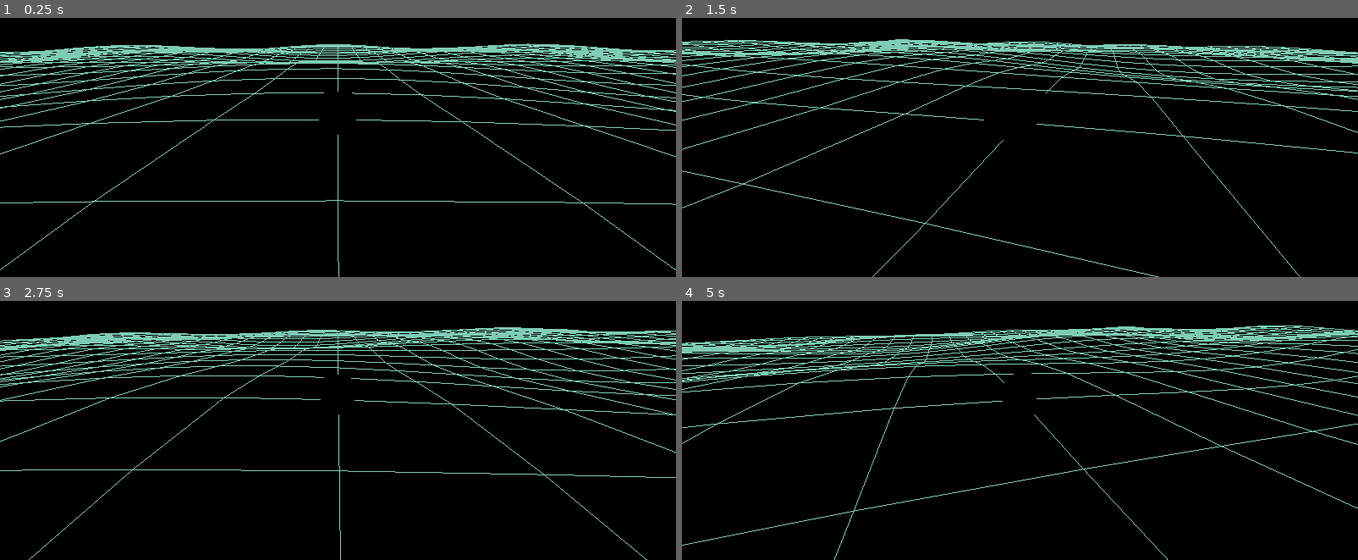
Above: before the commit, frames 1-4 (two rows, left to right).
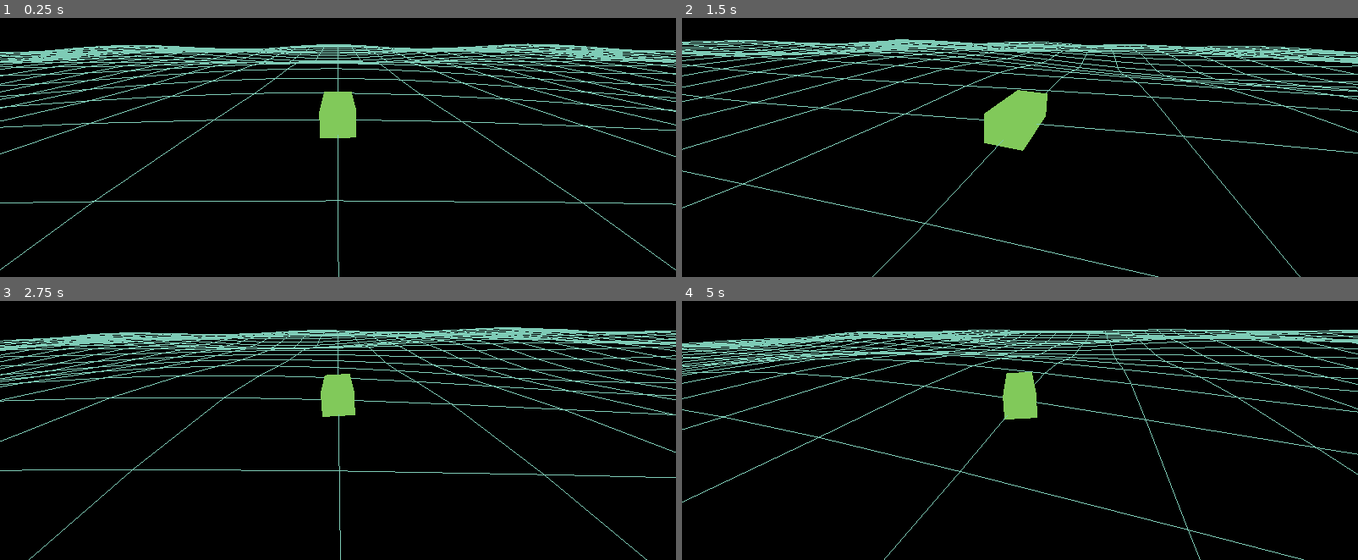
Above: after the commit, the same moments.

Repository: kieranajp/FATHOM.EXE
Game: Godot game, scene res://scenes/Main.tscn
The game is run twice, just before and just after one commit, with the same random seed, the same clock (stepped at 60 frames per second) and the same inputs.
Inputs (mouse positions are in pixels of both pictures, inside the frame that each line leads up to):
- Up to frame 1 (0.25 s): no input
- Up to frame 2 (1.5 s): tap Enter at 0.5 s; move the mouse to (1168, 67) at 0.52 s; hold W (sail_up) 0.53-1.25 s; hold Space (aim) 0.53-1.25 s; click (1168, 67) at 0.67 s; drag from (884, 106) to (986, 163) at 1.27 s
- Up to frame 3 (2.75 s): move the mouse to (outside the picture) at 2.02 s; hold W (sail_up) from 2.03 s (still down); hold 2 (ammo_chain) from 2.03 s (still down)
- Up to frame 4 (5 s): release W (sail_up) at 2.75 s; release 2 (ammo_chain) at 2.75 s; drag from (986, 446) to (817, 313) at 2.77 s; move the mouse to (1222, 427) at 3.52 s; hold S (sail_down) 3.53-4.25 s; hold A (steer_port) 3.53-4.25 s; drag from (817, 313) to (outside the picture) at 4.27 s

The runs differ from the first frame. In frame 1, 0.9% of the frame differs, in the area x 47-53%, y 28-47%; in frame 2, 1.6%; in frame 3, 0.8%; in frame 4, 10%, in the area x 0-100%, y 9-100%.

Commit message:
fix: T02 — steering sign + invisible ship mesh
* fix: T02 — flip rudder→yaw sign for Godot right-handed convention

The rudder→yaw application was transliterated from the JS prototype, which
uses left-handed coords with +Z north and clockwise-positive yaw. Godot is
right-handed with -Z forward and CCW-positive yaw about +Y, so the JS sign
inverts the steering — pressing A (port) was turning the ship starboard.

Extracted the math to a pure static `_compute_yaw_delta()` so it's
test-coverable, with a comment documenting the convention. Input sign
stays the same (A → rudder -1, D → rudder +1); only the physics flips.

* fix: T02 — swap placeholder ship material to StandardMaterial3D so mesh renders visible

Root cause was not glow_color being unset — the .tscn does set
shader_parameter/glow_color = Vector3(0.2, 1, 0.4) and the F1 wireframe
shader stub correctly writes EMISSION = glow_color. The problem is the
scene's WorldEnvironment uses AgX tonemap + bloom, which crushes a
1.0-energy emission to near-black, while the wave grid uses a
StandardMaterial3D with emission_energy_multiplier = 1.5 — so the ship
reads as a dark void *against* the bright cyan grid.

Cheapest fix that doesn't pre-empt T09 (wireframe shader + post-process):
build the placeholder mesh with a StandardMaterial3D matching the grid's
pattern, faction-green (#33ff33), 1.5x emission multiplier. The
`wireframe_material` export stays wired for parity and as a T09 hook.

Documented the gotcha in a comment on _build_placeholder_mesh so the
next agent knows why we're not using the shader yet.

* test: regression test for steering sign convention

Pure-function tests on PlayerShip._compute_yaw_delta:
- positive rudder yields negative yaw delta (starboard turn)
- negative rudder yields positive yaw delta (port turn)
- zero rudder yields zero delta
- linearity in each of rudder / turn_rate / delta

If this fails, the JS-handedness bug has been reintroduced. The test
header restates the convention so the next agent doesn't "fix" the test
into bugged behaviour.

Diff:
--- a/scripts/player/player_ship.gd
+++ b/scripts/player/player_ship.gd
@@ -79,6 +79,19 @@
 	return clampf(speed / ship_class.base_max_speed, -1.0, 1.0)
 
 
+# Sign convention (Godot right-handed, +Y up, -Z forward):
+#   positive rudder == starboard (right) turn == clockwise from above ==
+#   NEGATIVE yaw delta. (Positive yaw is CCW about +Y, which swings the bow
+#   from -Z towards -X — that's a port/left turn.)
+#
+# Don't flip this back without first re-reading docs/ARCHITECTURE.md
+# § "Coordinate conversions from JS reference" — the JS prototype uses the
+# opposite handedness and porting it naively reverses the steering.
+# See test/test_steering.gd.
+static func _compute_yaw_delta(rudder_value: float, turn_rate: float, delta: float) -> float:
+	return -rudder_value * turn_rate * delta
+
+
 # Input. Right-mouse + space are handled in _unhandled_input so the camera can
 # read drag deltas via the same event stream. _physics_process handles held
 # keys via Input.is_action_pressed for frame-rate independent ramping.
@@ -144,7 +157,7 @@
 	# Steering: rudder rotates the ship. Turn rate scales with speed so a
 	# stopped ship turns slowly (realistic), an accelerating one snappy.
 	var turn_rate: float = (tuning.turn_factor + speed * tuning.turn_factor_speed) * tuning.turn_scale
-	yaw += rudder * turn_rate * delta
+	yaw += _compute_yaw_delta(rudder, turn_rate, delta)
 
 	# Compute target speed: max_speed * sail_percent * efficiency * debuff.
 	var efficiency: float = SailingMath.efficiency(yaw, WindSystem.angle)
@@ -245,8 +258,19 @@
 	return load(path) as ShipClass
 
 
-# Placeholder visual: a stretched cube with the wireframe shader. Real mesh
-# geometry is T09's job — we just need *something* visible.
+# Placeholder visual: a stretched cube with bright emission. Real mesh
+# geometry + edge wireframe shader is T09's job — we just need *something*
+# visible.
+#
+# Why not the F1 wireframe shader stub? It writes EMISSION at energy 1.0,
+# which (against the bloom/AgX-tonemapped WorldEnvironment) gets crushed to
+# near-black relative to the wave grid's 1.5x emission_energy_multiplier.
+# Result: a black hull-shaped void on the cyan grid. We mirror the grid's
+# StandardMaterial3D pattern with a 1.5x multiplier so the player ship reads
+# as a coloured silhouette until T09 ships the real wireframe pass.
+#
+# `wireframe_material` is still wired through `@export` for parity with the
+# scene and as a hook for T09 — it just isn't applied to the placeholder.
 func _build_placeholder_mesh() -> void:
 	_mesh_instance = MeshInstance3D.new()
 	_mesh_instance.name = "Placeholder"
@@ -255,8 +279,16 @@
 	# to see waves wash around.
 	box.size = Vector3(2.0, 1.5, 5.0)
 	_mesh_instance.mesh = box
-	if wireframe_material != null:
-		_mesh_instance.material_override = wireframe_material
+	var mat := StandardMaterial3D.new()
+	mat.shading_mode = BaseMaterial3D.SHADING_MODE_UNSHADED
+	# Player faction green per ARCHITECTURE.md § "Rendering decisions".
+	var player_green := Color("#33ff33")
+	mat.albedo_color = player_green
+	mat.emission_enabled = true
+	mat.emission = player_green
+	mat.emission_energy_multiplier = 1.5
+	mat.disable_fog = true
+	_mesh_instance.material_override = mat
 	# Lift the visual so the mesh centre is around the waterline.
 	_mesh_instance.position = Vector3(0.0, 0.5, 0.0)
 	add_child(_mesh_instance)
--- /dev/null
+++ b/test/test_steering.gd
@@ -0,0 +1,50 @@
+# Regression test for the rudder→yaw sign convention.
+#
+# Godot is right-handed (+Y up, -Z forward); positive yaw rotates CCW about Y
+# when viewed from above, which swings the bow from -Z towards -X — that's a
+# PORT (left) turn. So in Godot's frame:
+#
+#   positive rudder == starboard (right) turn == decreasing yaw == NEGATIVE delta
+#   negative rudder == port (left) turn      == increasing yaw == POSITIVE delta
+#   zero rudder                              == zero delta
+#
+# The JS prototype on `main` uses left-handed coords with the opposite sign;
+# transliterating it reversed the steering (T02 post-merge bug). If this test
+# fails, you've reintroduced that bug — re-read docs/ARCHITECTURE.md
+# § "Coordinate conversions from JS reference" before "fixing" the test.
+extends GutTest
+
+
+func test_positive_rudder_yields_negative_yaw_delta() -> void:
+	# Starboard turn: rudder=+1 must produce a clockwise (negative) yaw delta.
+	var delta := PlayerShip._compute_yaw_delta(1.0, 2.0, 0.1)
+	assert_lt(delta, 0.0, "positive rudder should yield negative yaw delta (starboard turn)")
+
+
+func test_negative_rudder_yields_positive_yaw_delta() -> void:
+	# Port turn: rudder=-1 must produce a CCW (positive) yaw delta.
+	var delta := PlayerShip._compute_yaw_delta(-1.0, 2.0, 0.1)
+	assert_gt(delta, 0.0, "negative rudder should yield positive yaw delta (port turn)")
+
+
+func test_zero_rudder_yields_zero_delta() -> void:
+	assert_eq(PlayerShip._compute_yaw_delta(0.0, 2.0, 0.1), 0.0)
+
+
+func test_delta_scales_linearly_with_rudder() -> void:
+	# Doubling rudder should double the delta (linear in rudder).
+	var a := PlayerShip._compute_yaw_delta(0.5, 2.0, 0.1)
+	var b := PlayerShip._compute_yaw_delta(1.0, 2.0, 0.1)
+	assert_almost_eq(b, a * 2.0, 1.0e-6)
+
+
+func test_delta_scales_linearly_with_turn_rate() -> void:
+	var a := PlayerShip._compute_yaw_delta(1.0, 1.0, 0.1)
+	var b := PlayerShip._compute_yaw_delta(1.0, 2.0, 0.1)
+	assert_almost_eq(b, a * 2.0, 1.0e-6)
+
+
+func test_delta_scales_linearly_with_time() -> void:
+	var a := PlayerShip._compute_yaw_delta(1.0, 2.0, 0.05)
+	var b := PlayerShip._compute_yaw_delta(1.0, 2.0, 0.10)
+	assert_almost_eq(b, a * 2.0, 1.0e-6)
